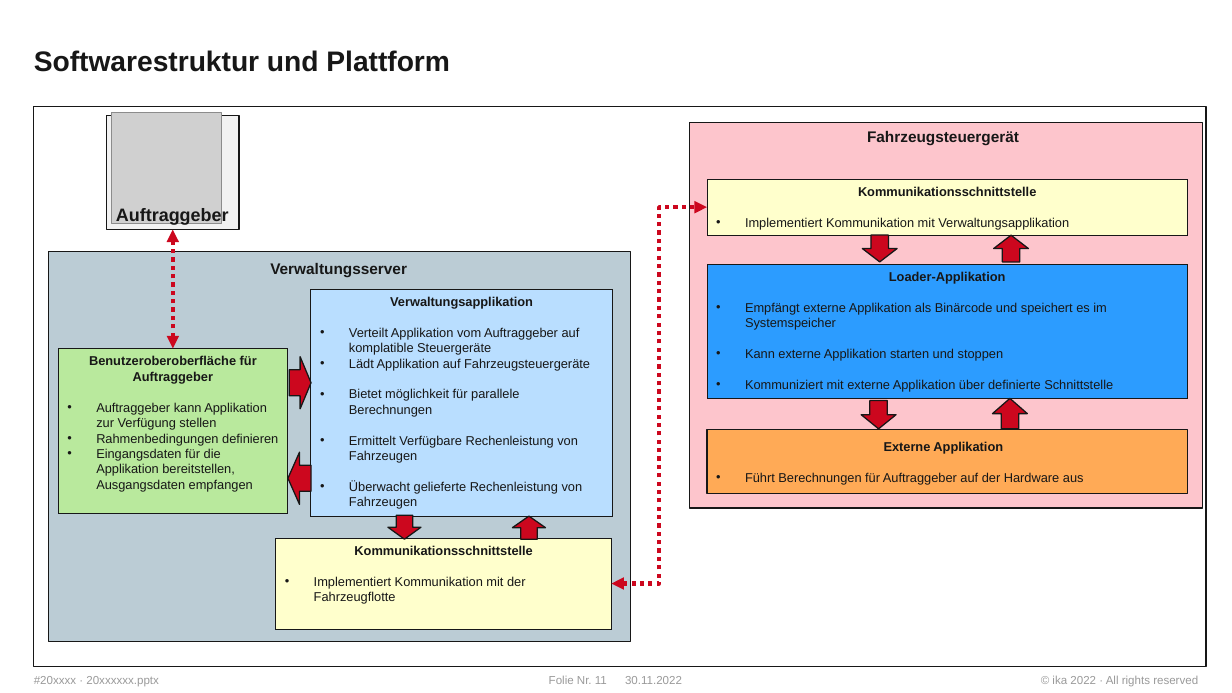
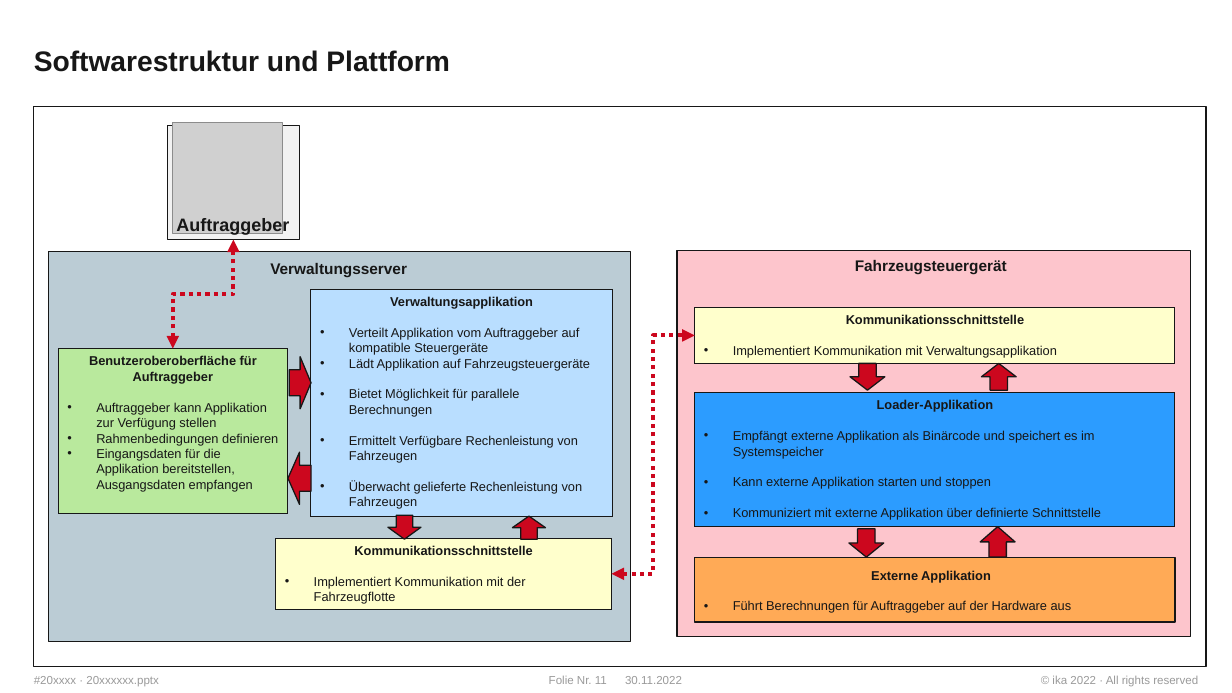
Before and after one commit to WhR4Ven/Diss_Dokument, a slide deck: slide 11 of Vortrag/Themenstellung.pptx. Drawn at 1232x693 pixels with LibreOffice and Linux fonts; fonts in the diff are those of the drawing; grey boxes stand for pictures; background and template pictures are left out. Boxes give left, top, right and bottom in pixels: in the first picture for what was removed or moved away, otherwise in the second. Text is boxed around its words. In the diff, an @@ line names an element or a change of style, - is before the commit and + after.

```diff
--- a/Vortrag/Themenstellung.pptx
+++ b/Vortrag/Themenstellung.pptx
@@ 1 picture, 1 text, 1 rectangle: place and size @@
-1 picture, 1 text, 1 rectangle at box(107, 113, 239, 229)
+1 picture, 1 text, 1 rectangle at box(167, 123, 299, 239)
@@ elbow double arrow moved from (173, 348) - (173, 230) to (173, 348) - (234, 239) @@
@@ text "Fahrzeugsteuergerät": place and size @@
-text "Fahrzeugsteuergerät" at box(867, 131, 1019, 146)
+text "Fahrzeugsteuergerät" at box(855, 260, 1007, 274)
@@ text in rectangle at box(349, 327, 580, 355): text changed @@
-• Verteilt Applikation vom Auftraggeber auf komplatible Steuergeräte
+• Verteilt Applikation vom Auftraggeber auf kompatible Steuergeräte
@@ elbow double arrow moved from (612, 584) - (707, 207) to (612, 574) - (695, 335) @@
@@ text in rectangle at box(349, 388, 519, 417): text changed @@
-• Bietet möglichkeit für parallele Berechnungen
+• Bietet Möglichkeit für parallele Berechnungen
@@ 4 rectangles, 4 down arrows, 1 text: place and size @@
-4 rectangles, 4 down arrows, 1 text at box(689, 122, 1203, 507)
+4 rectangles, 4 down arrows, 1 text at box(677, 250, 1191, 636)
@@ rectangle "Kommunikationsschnittstelle": place and size @@
-rectangle "Kommunikationsschnittstelle" at box(275, 538, 611, 628)
+rectangle "Kommunikationsschnittstelle" at box(275, 538, 611, 609)
```
Also in this commit, not shown: 7 other slides changed.
